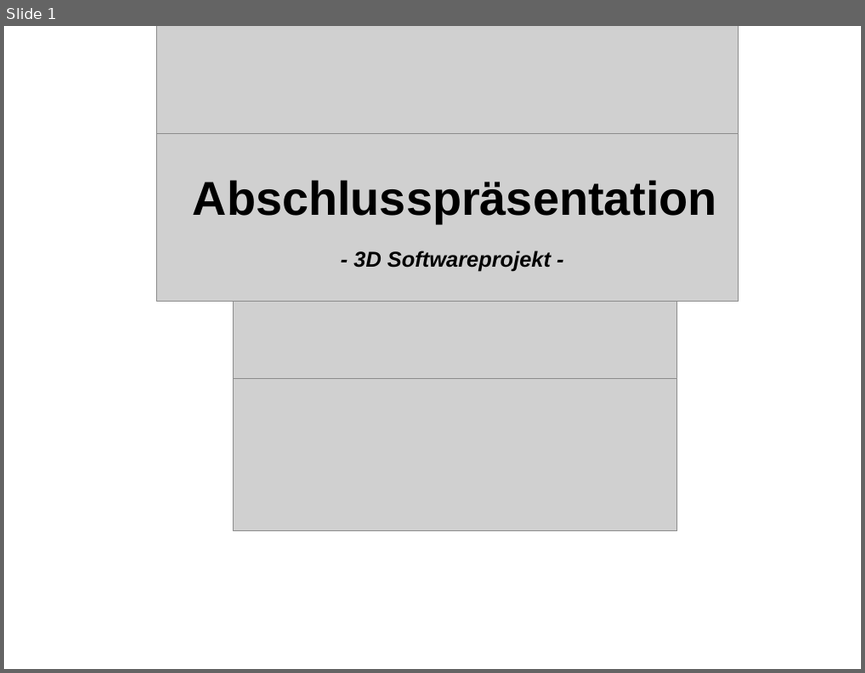
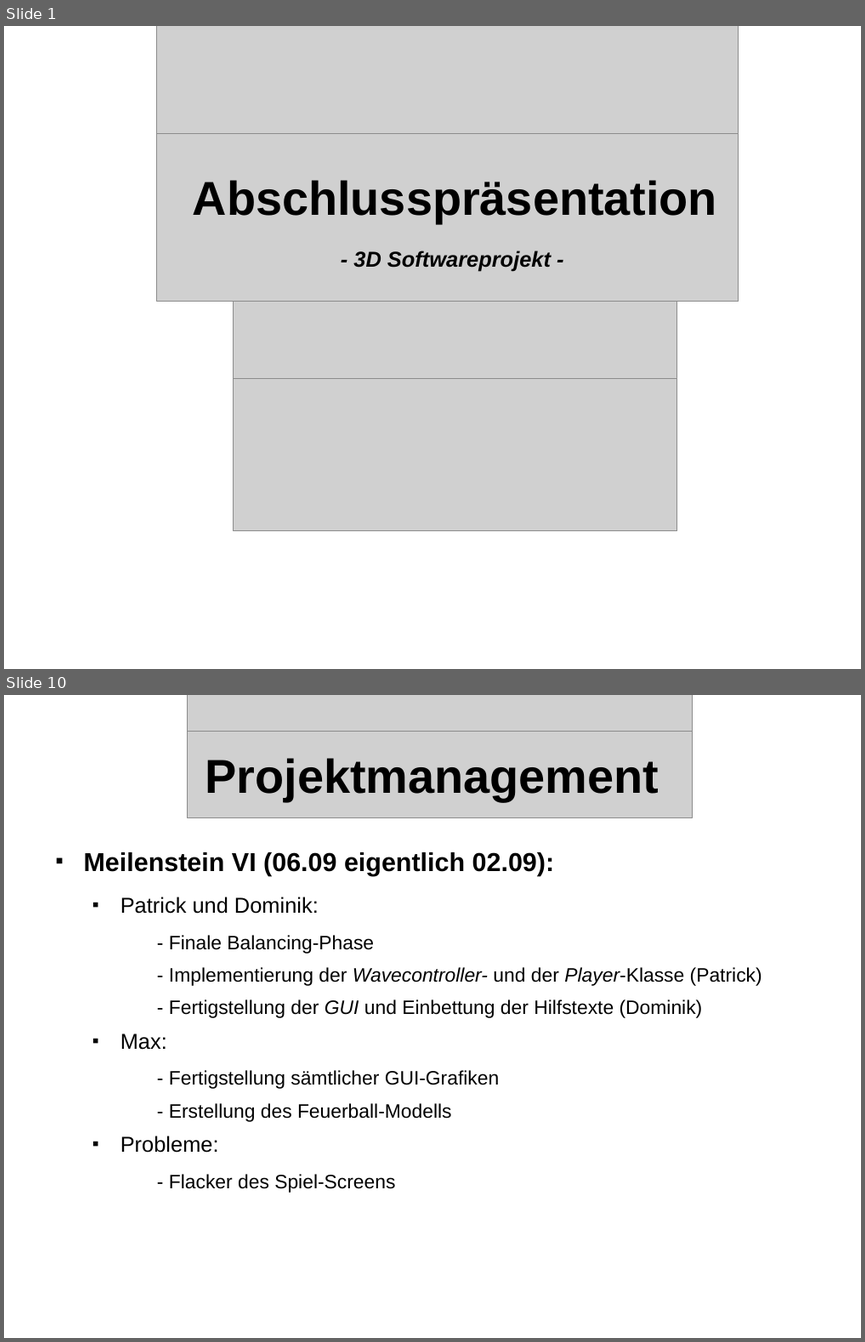
Before and after one commit to streber91/3D-Game-Project, a slide deck: Documents/Präsentationen/Underlord Abschlusspräsentation.odp. Shown one above the other, each under a label of ours: slide 1 before the commit, slides 1 and 10 after it; the slides between them are not shown. The pictures are 865x673 and 865x1342 pixels, drawn with LibreOffice and Linux fonts; fonts in the diff are those of the drawing; grey boxes stand for pictures; background and template pictures are left out. Boxes give left, top, right and bottom in pixels: in the first picture for what was removed or moved away, otherwise in the second. Text is boxed around its words. In the diff, an @@ line names an element or a change of style, - is before the commit and + after.

```diff
--- a/Documents/Präsentationen/Underlord Abschlusspräsentation.odp
+++ b/Documents/Präsentationen/Underlord Abschlusspräsentation.odp
@@ slide 10 added at (x1=4, y1=695, x2=861, y2=1338), background picture (left out) @@
@@ picture added at (x1=188, y1=695, x2=692, y2=741) @@
@@ picture added at (x1=188, y1=732, x2=692, y2=818) @@
@@ title added at (x1=205, y1=758, x2=659, y2=801), 44 pt, text #000000, bold @@
+Projektmanagement
@@ text added at (x1=84, y1=852, x2=762, y2=1192), 18 pt, text #000000 @@
+■ Meilenstein VI (06.09 eigentlich 02.09):
+  ■ Patrick und Dominik:
+    - Finale Balancing-Phase
+    - Implementierung der Wavecontroller- und der Player-Klasse (Patrick)
+    - Fertigstellung der GUI und Einbettung der Hilfstexte (Dominik)
+  ■ Max:
+    - Fertigstellung sämtlicher GUI-Grafiken
+    - Erstellung des Feuerball-Modells
+  ■ Probleme:
+    - Flacker des Spiel-Screens
```
Also in this commit, not shown: 13 slides changed, 16 other slides added, 2 slides removed, 1 other file.
